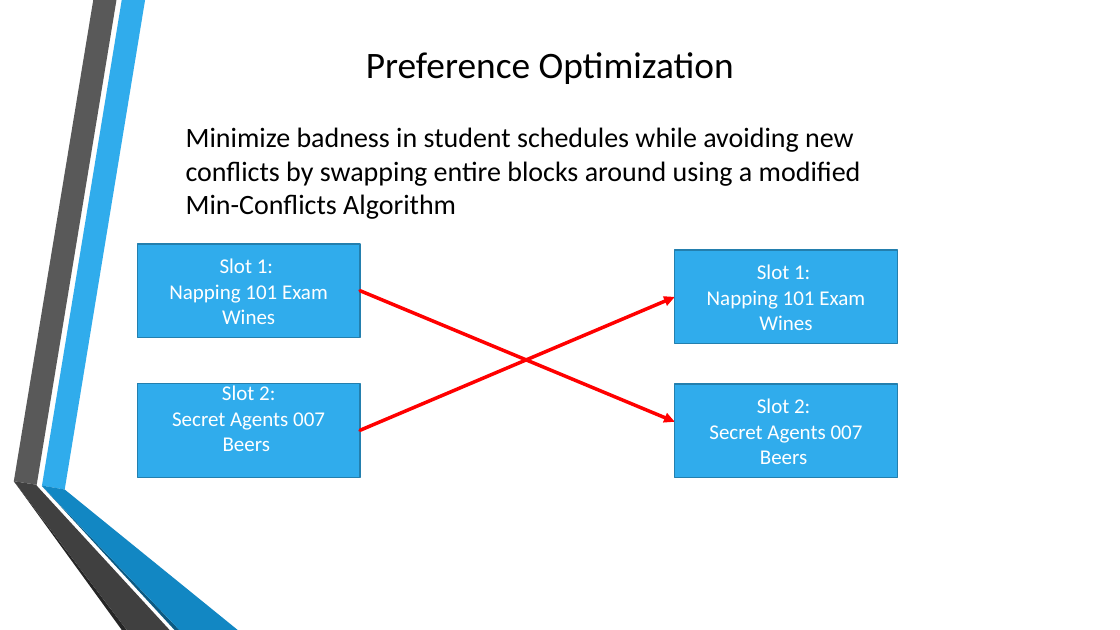
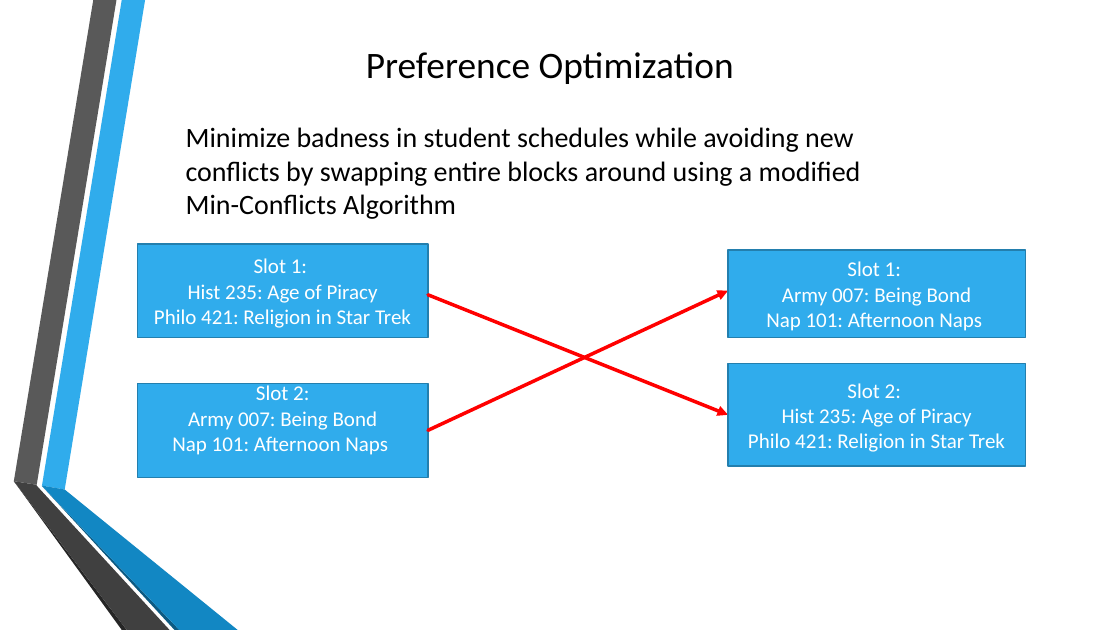
Before and after one commit to rumackaaron/JHacks2016, a slide deck: slide 5 of Making Finals not as Bad.pptx. Drawn at 1120x630 pixels with LibreOffice and Linux fonts; fonts in the diff are those of the drawing; background and template pictures are left out. Boxes give left, top, right and bottom in pixels: in the first picture for what was removed or moved away, otherwise in the second. Text is boxed around its words. In the diff, an @@ line names an element or a change of style, - is before the commit and + after.

```diff
--- a/Making Finals not as Bad.pptx
+++ b/Making Finals not as Bad.pptx
@@ rectangle "Slot 1:": place and size @@
-rectangle "Slot 1:" at bbox=[137, 244, 360, 337]
+rectangle "Slot 1:" at bbox=[137, 244, 428, 337]
@@ rectangle "Slot 1:": place and size @@
-rectangle "Slot 1:" at bbox=[675, 250, 897, 344]
+rectangle "Slot 1:" at bbox=[728, 250, 1026, 338]
@@ text in rectangle at bbox=[154, 284, 411, 328]: text changed @@
-Napping 101 Exam
-Wines
+Hist 235: Age of Piracy
+Philo 421: Religion in Star Trek
@@ arrow moved from (360, 291) - (675, 422) to (429, 295) - (728, 415) @@
@@ arrow moved from (360, 430) - (675, 297) to (429, 430) - (728, 291) @@
@@ text in rectangle at bbox=[766, 287, 982, 331]: text changed @@
-Napping 101 Exam
-Wines
+Army 007: Being Bond
+Nap 101: Afternoon Naps
@@ rectangle "Slot 2:": place and size @@
-rectangle "Slot 2:" at bbox=[137, 383, 360, 477]
+rectangle "Slot 2:" at bbox=[137, 383, 428, 477]
@@ rectangle "Slot 2:": place and size @@
-rectangle "Slot 2:" at bbox=[675, 384, 897, 477]
+rectangle "Slot 2:" at bbox=[728, 364, 1026, 466]
@@ text in rectangle at bbox=[172, 411, 388, 455]: text changed @@
-Secret Agents 007
-Beers
+Army 007: Being Bond
+Nap 101: Afternoon Naps
@@ text in rectangle at bbox=[748, 408, 1005, 452]: text changed @@
-Secret Agents 007
-Beers
+Hist 235: Age of Piracy
+Philo 421: Religion in Star Trek
```
Also in this commit, not shown: 7 other slides changed.
